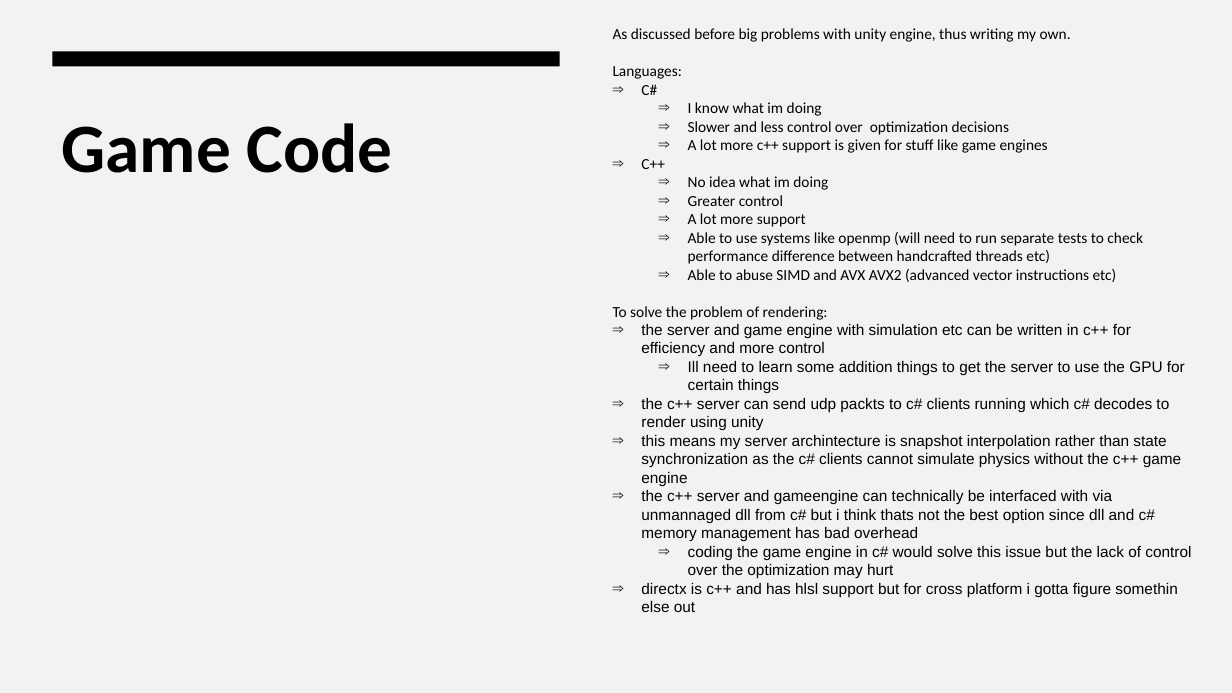
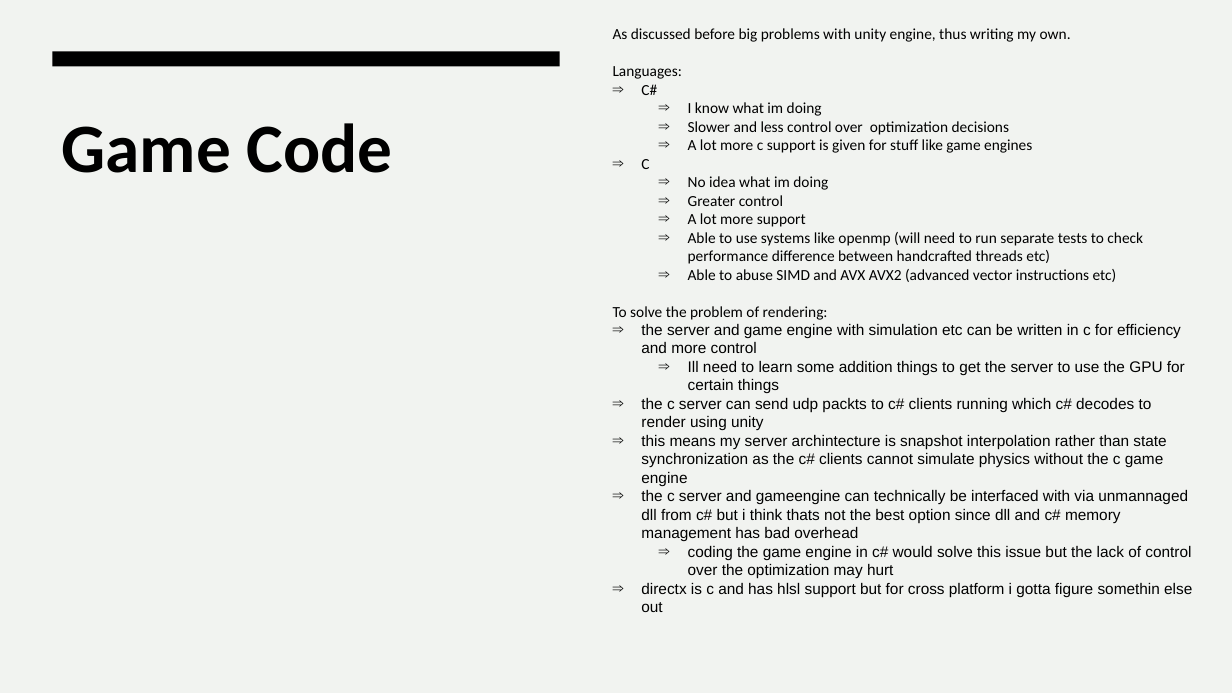
Before and after one commit to randomuserhi/Enter-the-Deep, a slide deck: slide 5 of Enter the Deep Devlog.pptx. Drawn at 1232x693 pixels with LibreOffice and Linux fonts; fonts in the diff are those of the drawing. Boxes give left, top, right and bottom in pixels: in the first picture for what was removed or moved away, otherwise in the second. Text is boxed around its words. In the diff, an @@ line names an element or a change of style, - is before the commit and + after.

Commit message:
Converting CPP server to C99 Server

```diff
--- a/Enter the Deep Devlog.pptx
+++ b/Enter the Deep Devlog.pptx
@@ text at box(641, 139, 1032, 169): text changed @@
-  ⇒ A lot more c++ support is given for stuff like game engines
-⇒ C++
+  ⇒ A lot more c support is given for stuff like game engines
+⇒ C
@@ text at box(641, 324, 1181, 353): text changed @@
-⇒ the server and game engine with simulation etc can be written in c++ for efficiency and more control
+⇒ the server and game engine with simulation etc can be written in c for efficiency and more control
@@ text at box(641, 398, 1188, 541): text changed @@
-⇒ the c++ server can send udp packts to c# clients running which c# decodes to render using unity
-⇒ this means my server archintecture is snapshot interpolation rather than state synchronization as the c# clients cannot simulate physics without the c++ game engine
-⇒ the c++ server and gameengine can technically be interfaced with via unmannaged dll from c# but i think thats not the best option since dll and c# memory management has bad overhead
+⇒ the c server can send udp packts to c# clients running which c# decodes to render using unity
+⇒ this means my server archintecture is snapshot interpolation rather than state synchronization as the c# clients cannot simulate physics without the c game engine
+⇒ the c server and gameengine can technically be interfaced with via unmannaged dll from c# but i think thats not the best option since dll and c# memory management has bad overhead
@@ text at box(641, 583, 1192, 612): text changed @@
-⇒ directx is c++ and has hlsl support but for cross platform i gotta figure somethin else out
+⇒ directx is c and has hlsl support but for cross platform i gotta figure somethin else out
```
Also in this commit, not shown: 1 slide added, 25 other files.
